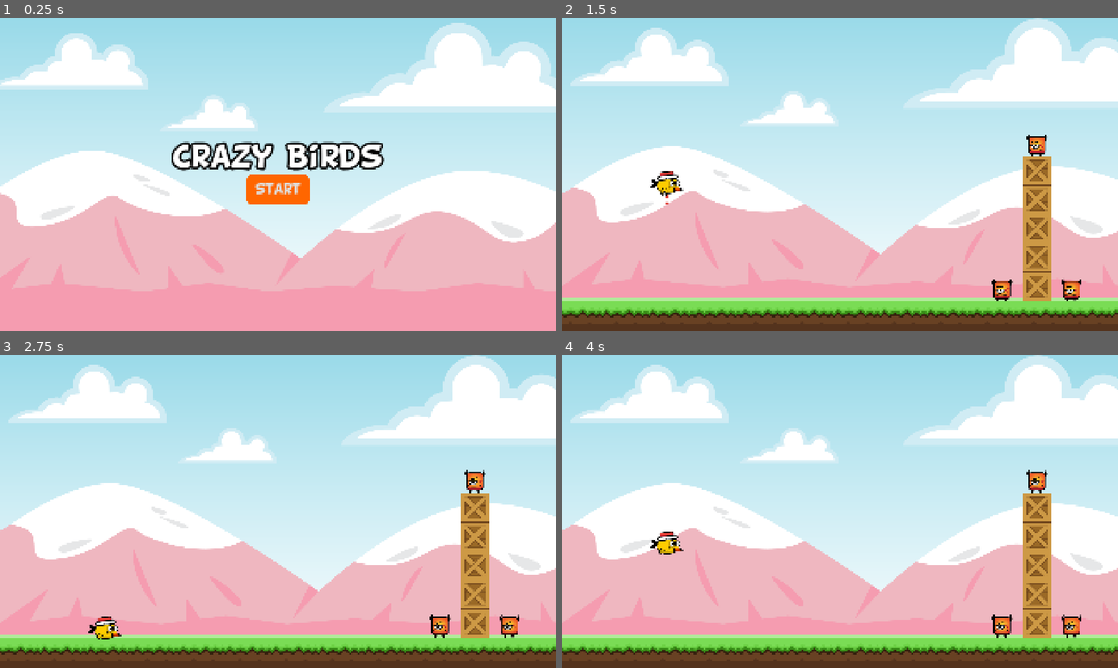
Above: before the commit, frames 1-4 (two rows, left to right).
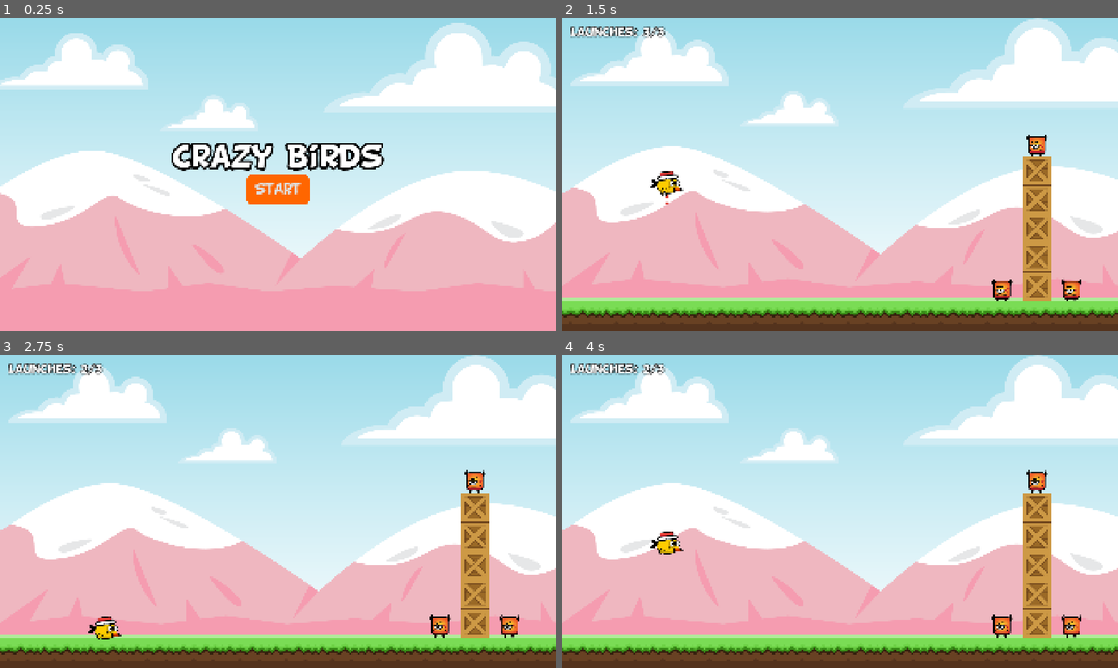
Above: after the commit, the same moments.

Repository: LaSierraDev/godot_practice_angrybirds
Game: Godot game, scene res://scenes/ui/main.tscn
The game is run twice, just before and just after one commit, with the same random seed, the same clock (stepped at 60 frames per second) and the same inputs.
Inputs (mouse positions are in pixels of both pictures, inside the frame that each line leads up to):
- Up to frame 1 (0.25 s): no input
- Up to frame 2 (1.5 s): click "Start" at 0.5 s; drag from (667, 205) to (895, 105) at 1.27 s
- Up to frame 3 (2.75 s): drag from (166, 527) to (250, 574) at 2.02 s
- Up to frame 4 (4 s): move the mouse to (895, 442) at 2.77 s; press the mouse at (895, 442) at 2.78 s; release the mouse at (895, 442) at 3.5 s; tap Enter at 3.5 s; drag from (812, 574) to (673, 464) at 3.52 s

The runs differ from the first frame. In frame 1, 0.8% of the frame differs, in the area x 30-70%, y 39-57%; in frame 2, 0.5%; in frame 3, 0.5%; in frame 4, 0.5%.

Commit message:
[FEAT] Launches label implemented

Diff:
--- a/autoloads/game_manager.gd
+++ b/autoloads/game_manager.gd
@@ -1,4 +1,6 @@
 extends Node
+
+signal decrease_remaining_throws()
 
 const MAIN = preload("res://scenes/ui/main.tscn")
 const LEVELS: Dictionary = {
@@ -7,11 +9,23 @@
 }
 
 var current_level: int = 0
+var current_throwing: int = 3:
+	get:
+		return current_throwing
+
 var enemies_left: int = 0:
 	set(enemies):
 		enemies_left = enemies
 	get:
 		return enemies_left
+
+var is_throwing: bool = true
+
+
+func _reset_current_throwing() -> void:
+	current_throwing = 3
+	is_throwing = true
+
 
 func load_next_level() -> void:
 	current_level += 1
@@ -19,6 +33,7 @@
 	if current_level > LEVELS.size():
 		return
 	else: get_tree().change_scene_to_packed(LEVELS[current_level])
+
 
 func decrease_enemies_left() -> void:
 	if enemies_left < 0:
@@ -28,3 +43,12 @@
 	print("Quedan: " + str(enemies_left) + " enemigos." )
 	if enemies_left == 0:
 		load_next_level.call_deferred()
+
+
+func decrease_current_throwing() -> void:
+	current_throwing -= 1
+	decrease_remaining_throws.emit()
+
+	if current_throwing <= 0:
+		is_throwing = false
+		print("No se puede lanzar más")
--- a/scenes/levelBase.tscn
+++ b/scenes/levelBase.tscn
@@ -5,6 +5,7 @@
 [ext_resource type="Texture2D" uid="uid://cabkhsumpk3c3" path="res://assets/sprites/ground.png" id="2_0ui80"]
 [ext_resource type="Script" uid="uid://dbytgji44in8p" path="res://scripts/follow_camera.gd" id="3_uo60w"]
 [ext_resource type="Script" uid="uid://dvhial8t3xtpj" path="res://scripts/player_spawner.gd" id="4_3xyx3"]
+[ext_resource type="PackedScene" uid="uid://cgfm0ect7o85k" path="res://scenes/ui/hud.tscn" id="6_uo60w"]
 
 [sub_resource type="RectangleShape2D" id="RectangleShape2D_w8frs"]
 size = Vector2(2400, 160)
@@ -46,6 +47,10 @@
 position = Vector2(3, 9)
 shape = SubResource("RectangleShape2D_w8frs")
 
+[node name="CanvasLayer" type="CanvasLayer" parent="." unique_id=1731581017]
+
+[node name="HUD" parent="CanvasLayer" unique_id=750148986 instance=ExtResource("6_uo60w")]
+
 [node name="FollowCamera" type="Camera2D" parent="." unique_id=1745018961]
 position = Vector2(960, 540)
 position_smoothing_enabled = true
--- /dev/null
+++ b/scenes/ui/HUD.tscn
@@ -0,0 +1,30 @@
+[gd_scene format=3 uid="uid://cgfm0ect7o85k"]
+
+[ext_resource type="Script" uid="uid://msabug0bku25" path="res://scripts/ui/ui_manager.gd" id="1_0mwgc"]
+
+[node name="Hud" type="Control" unique_id=750148986]
+layout_mode = 3
+anchors_preset = 15
+anchor_right = 1.0
+anchor_bottom = 1.0
+grow_horizontal = 2
+grow_vertical = 2
+mouse_filter = 2
+script = ExtResource("1_0mwgc")
+
+[node name="MarginContainer" type="MarginContainer" parent="." unique_id=2105194731]
+layout_mode = 1
+anchors_preset = 15
+anchor_right = 1.0
+anchor_bottom = 1.0
+grow_horizontal = 2
+grow_vertical = 2
+theme_override_constants/margin_left = 30
+theme_override_constants/margin_top = 30
+theme_override_constants/margin_right = 30
+theme_override_constants/margin_bottom = 30
+
+[node name="LaunchesLabel" type="Label" parent="MarginContainer" unique_id=1275453544]
+layout_mode = 2
+size_flags_vertical = 0
+text = "Launches: 0"
--- a/scenes/ui/main.tscn
+++ b/scenes/ui/main.tscn
@@ -21,6 +21,7 @@
 texture = ExtResource("1_0ay0p")
 
 [node name="VBoxContainer" type="VBoxContainer" parent="." unique_id=366316005]
+texture_filter = 1
 layout_mode = 1
 anchors_preset = 8
 anchor_left = 0.5
--- a/scripts/player.gd
+++ b/scripts/player.gd
@@ -20,7 +20,7 @@
 	life_timer.wait_time = wait_life_timer
 
 func _physics_process(_delta: float) -> void:
-	if is_dragged:
+	if is_dragged and GameManager.is_throwing:
 		_drag()
 		_update_line()
 		_check_release()
@@ -54,7 +54,6 @@
 
 	self.position = start_position + drag_vector
 
-
 func _impulse():
 	is_dragged = false
 	self.freeze = false
@@ -62,6 +61,7 @@
 	var force_vector: Vector2 = start_position - self.position
 	apply_impulse(force_vector * force_impulse)
 	life_timer.start()
+	GameManager.decrease_current_throwing()
 
 
 func _on_input_event(_viewport: Node, event: InputEvent, _shape_idx: int) -> void:
@@ -71,7 +71,6 @@
 		else:
 			is_dragged = false
 
-
 func _on_sleeping_state_changed() -> void:
 	self.queue_free()
 
--- a/scripts/player_spawner.gd
+++ b/scripts/player_spawner.gd
@@ -15,4 +15,5 @@
 	player_spawned.emit(player_instance)
 
 func _on_player_tree_exited() -> void:
-	_create_player()
+	if GameManager.is_throwing:
+		_create_player()
--- /dev/null
+++ b/scripts/ui/ui_manager.gd
@@ -0,0 +1,17 @@
+extends Control
+
+@onready var launches_label: Label = $MarginContainer/LaunchesLabel
+
+var total_remaining: int =  GameManager.current_throwing
+var actual_remaining_throws: int = total_remaining
+
+func _ready() -> void:
+	GameManager.decrease_remaining_throws.connect(_on_decrease_counter_remaining_throws)
+	_changes_label_counter_rt()
+
+func _changes_label_counter_rt() -> void:
+	launches_label.text = "Launches: " + str(actual_remaining_throws) + "/" +  str(total_remaining)
+
+func _on_decrease_counter_remaining_throws() -> void:
+	actual_remaining_throws -= 1
+	_changes_label_counter_rt()
Not shown, added: scripts/ui/ui_manager.gd.uid
